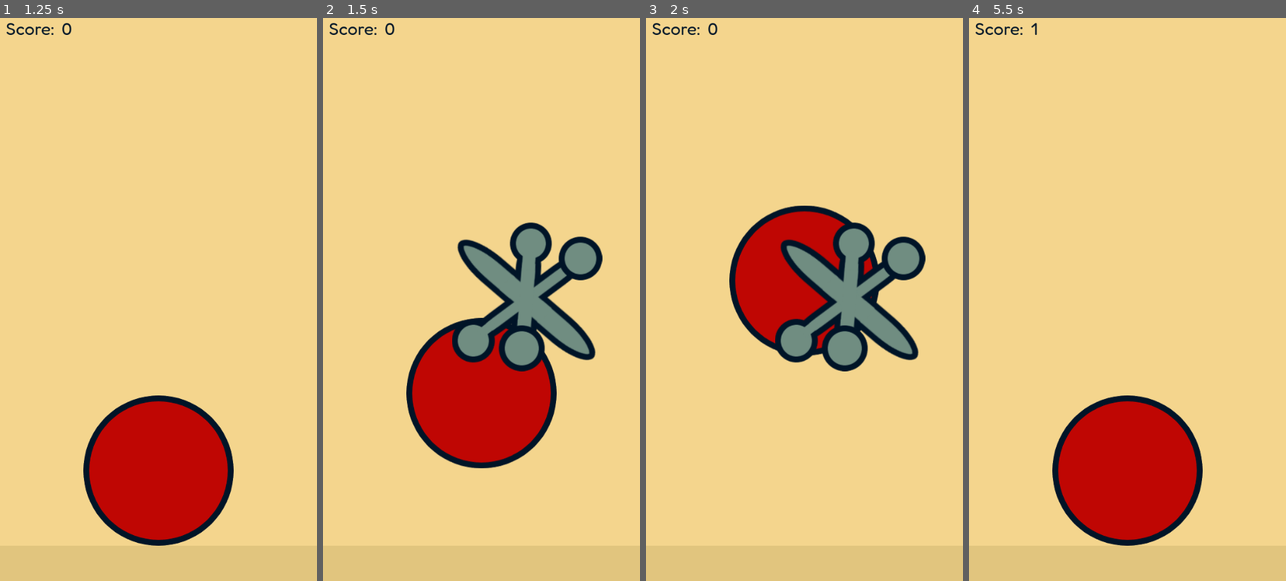
Above: before the commit, frames 1-4 (left to right).
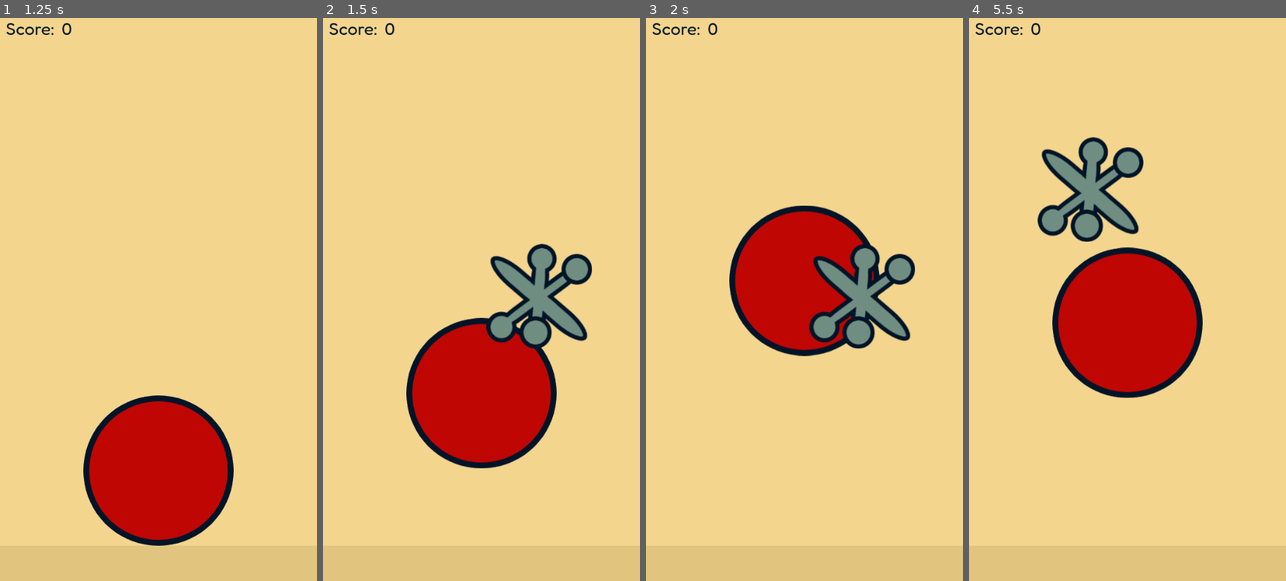
Above: after the commit, the same moments.

Repository: casellner/Idle-Jacks
Game: Godot game, scene res://game.tscn
Two runs of this game, one before a commit and one after it. Both use one fixed random seed, a clock stepped at 60 frames per second and the inputs below.
Inputs (mouse positions are in pixels of both pictures, inside the frame that each line leads up to):
- Up to frame 1 (1.25 s): click (158, 198) at 0.5 s
- Up to frame 2 (1.5 s): click (481, 468) at 1.25 s
- Up to frame 3 (2 s): no input
- Up to frame 4 (5.5 s): click (1127, 276) at 2 s; tap Enter (ui_accept) at 2.75, 3.02, 3.77, 5, 5.27 s

Frame 1 is identical in both runs. In frame 2, 6.5% of the frame differs, in the area x 40-89%, y 36-63%; in frame 3, 6.5%; in frame 4, 24%, in the area x 19-74%, y 0-94%.

Commit message:
Resize jack

Diff:
--- a/Godot/scripts/game.gd
+++ b/Godot/scripts/game.gd
@@ -31,8 +31,8 @@
 # Function: spawn_jack()
 # Purpose:  This function instantiates a jack and gives it a random position
 func spawn_jack():
-	var x = rand.randf_range(0, 284) # 540 - 256
-	var y = rand.randf_range(0, 704) # 960 - 256
+	var x = rand.randf_range(0, 360) # 540 - 180
+	var y = rand.randf_range(0, 780) # 960 - 180
 
 	jack_instance = mynode.instantiate()
 	jack_instance.position = Vector2(x, y)
Binary file changed: Godot/sprites/jack.png
